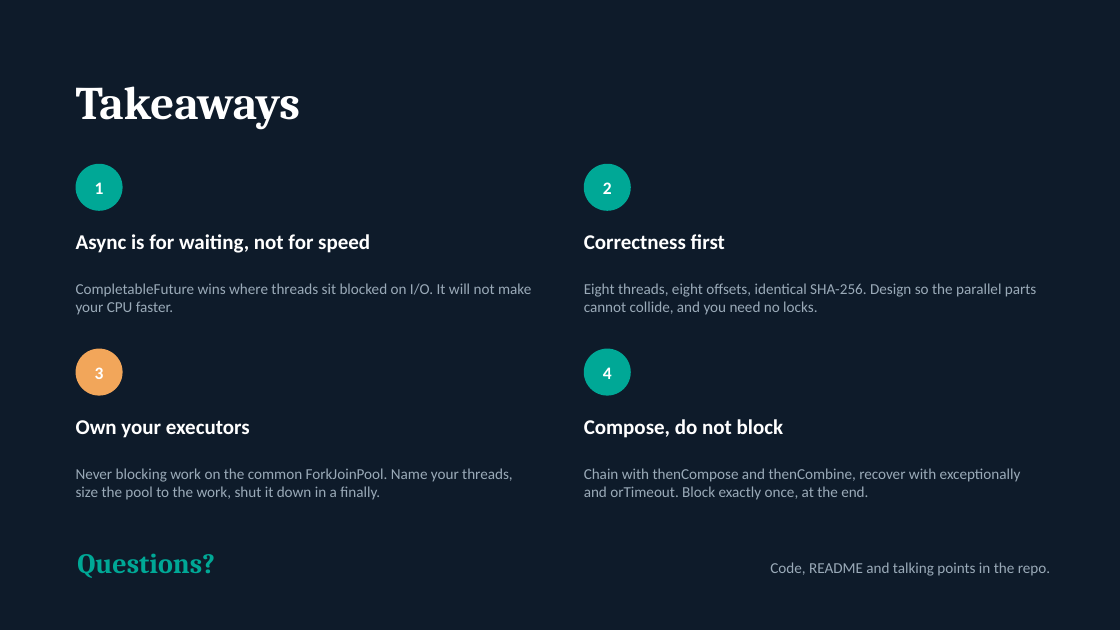
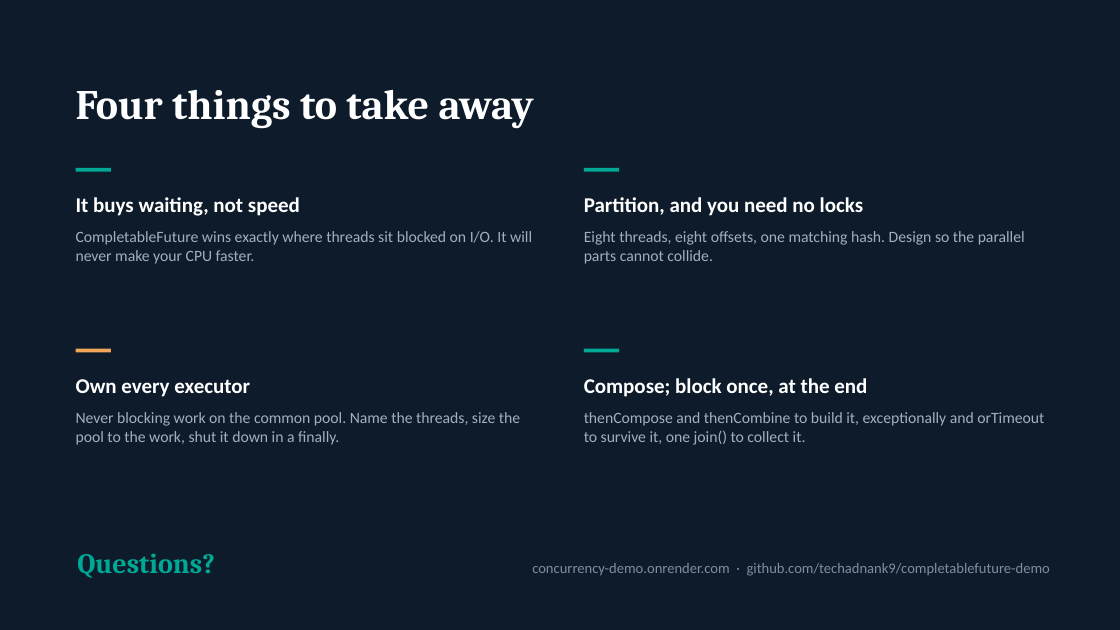
Before and after one commit to techadnank9/completablefuture-demo, a slide deck: slide 10 of CompletableFuture-Presentation.pptx (slide 11 before the commit). Drawn at 1120x630 pixels with LibreOffice and Linux fonts; fonts in the diff are those of the drawing. Boxes give left, top, right and bottom in pixels: in the first picture for what was removed or moved away, otherwise in the second. Text is boxed around its words. In the diff, an @@ line names an element or a change of style, - is before the commit and + after.

```diff
--- a/CompletableFuture-Presentation.pptx
+++ b/CompletableFuture-Presentation.pptx
@@ text removed at (76, 86, 301, 129) @@
-Takeaways
@@ text added at (76, 90, 534, 129), 36 pt, text #FFFFFF, bold @@
+Four things to take away
@@ ellipse removed at (76, 164, 123, 211) @@
@@ rectangle added at (76, 168, 111, 171), fill #00A896 @@
@@ ellipse removed at (584, 164, 631, 211) @@
@@ rectangle added at (584, 168, 619, 171), fill #00A896 @@
@@ text at (76, 197, 300, 216): text changed @@
-Async is for waiting, not for speed
+It buys waiting, not speed
@@ text removed at (95, 182, 104, 194) @@
-1
@@ text added at (584, 197, 863, 216), 18 pt, text #FFFFFF, bold @@
+Partition, and you need no locks
@@ text removed at (603, 182, 612, 194) @@
-2
@@ text at (76, 231, 532, 264): text changed; size 13 to 13.5 pt; text colour #9AAAB8 to #9FB0BF @@
-CompletableFuture wins where threads sit blocked on I/O. It will not make your CPU faster.
+CompletableFuture wins exactly where threads sit blocked on I/O. It will never make your CPU faster.
@@ text at (584, 231, 1025, 264): text changed; size 13 to 13.5 pt; text colour #9AAAB8 to #9FB0BF @@
-Eight threads, eight offsets, identical SHA-256. Design so the parallel parts cannot collide, and you need no locks.
+Eight threads, eight offsets, one matching hash. Design so the parallel parts cannot collide.
@@ text removed at (584, 234, 725, 249) @@
-Correctness first
@@ ellipse removed at (76, 349, 123, 396) @@
@@ rectangle added at (76, 349, 111, 352), fill #F2A65A @@
@@ ellipse removed at (584, 349, 631, 396) @@
@@ rectangle added at (584, 349, 619, 352), fill #00A896 @@
@@ text at (76, 379, 250, 397): text changed @@
-Own your executors
+Own every executor
@@ text removed at (95, 367, 104, 379) @@
-3
@@ text at (584, 378, 867, 397): text changed @@
-Compose, do not block
+Compose; block once, at the end
@@ text removed at (603, 367, 612, 379) @@
-4
@@ text at (76, 412, 520, 445): text changed; size 13 to 13.5 pt; text colour #9AAAB8 to #9FB0BF @@
-Never blocking work on the common ForkJoinPool. Name your threads, size the pool to the work, shut it down in a finally.
+Never blocking work on the common pool. Name the threads, size the pool to the work, shut it down in a finally.
@@ vertical alignment middle to top in 4 elements at (76, 231, 532, 264), (76, 412, 520, 445), (584, 231, 1025, 264), (584, 412, 1044, 445) @@
@@ text at (584, 412, 1044, 445): text changed; size 13 to 13.5 pt; text colour #9AAAB8 to #9FB0BF @@
-Chain with thenCompose and thenCombine, recover with exceptionally and orTimeout. Block exactly once, at the end.
+thenCompose and thenCombine to build it, exceptionally and orTimeout to survive it, one join() to collect it.
@@ text added at (532, 563, 1050, 576), 12.5 pt, text #7C8FA0 @@
+concurrency-demo.onrender.com · github.com/techadnank9/completablefuture-demo
@@ text removed at (770, 562, 1050, 576) @@
-Code, README and talking points in the repo.
```
Also in this commit, not shown: 3 other slides changed, 6 slides added, 7 slides removed, 1 other file.
